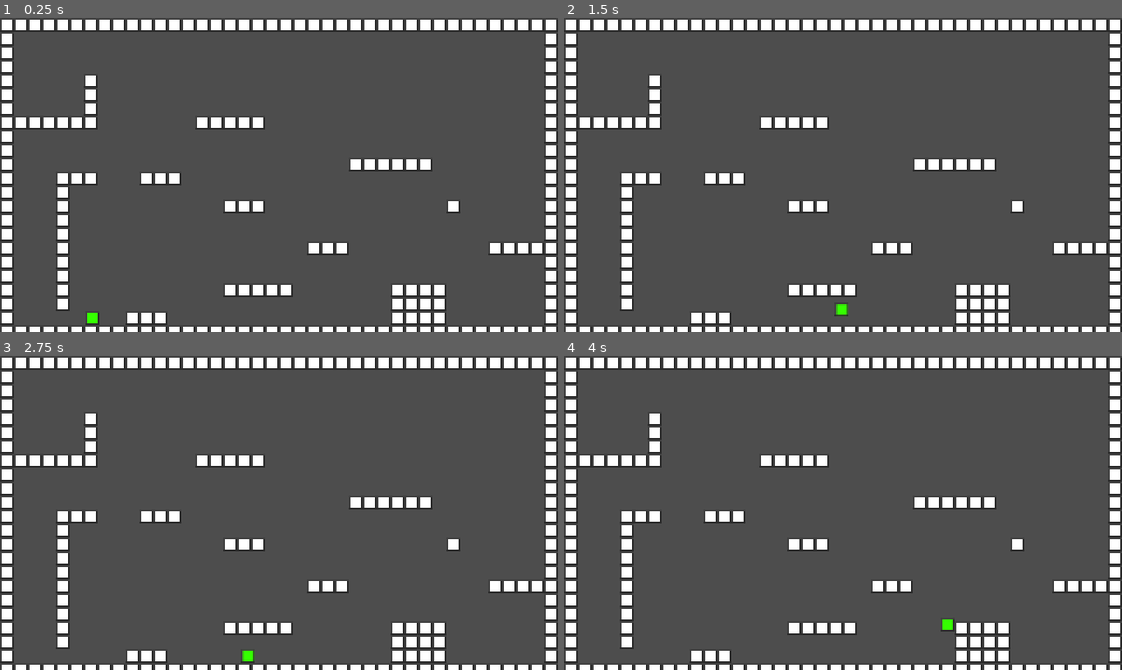
Above: before the commit, frames 1-4 (two rows, left to right).
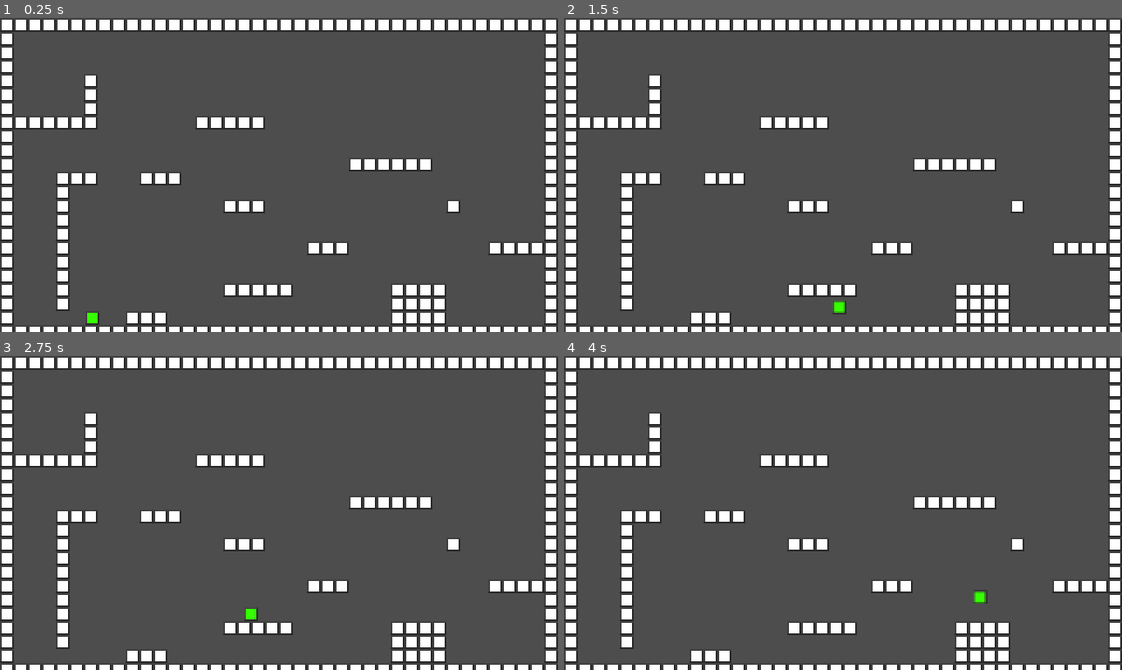
Above: after the commit, the same moments.

Repository: Yeetcoeschann7/Basic_Platformer
Game: Godot game, scene res://levels/test_levels/test_level1.tscn
Same seed, same stepped clock (60 frames per second), same inputs: the game is played once before the commit and once after it.
Inputs:
- Up to frame 1 (0.25 s): no input
- Up to frame 2 (1.5 s): tap Enter at 0.5 s; hold Right (right) from 0.53 s (still down); tap Space (jump) at 0.6, 0.77, 1.07, 1.35 s
- Up to frame 3 (2.75 s): tap Space (jump) at 1.52, 1.82, 2.1 s; release Right (right) at 2.03 s; hold Left (left) from 2.03 s (still down)
- Up to frame 4 (4 s): release Left (left) at 2.78 s; hold Right (right) from 2.78 s (still down); tap Space (jump) at 2.85, 3.02, 3.32, 3.6, 3.77 s

The runs differ from the first frame. In frame 2, 0.1% of the frame differs, in the area x 48-51%, y 90-95%; in frame 3, 0.2%, in the area x 43-47%, y 80-98%; in frame 4, 0.2%.

Commit message:
Wall jump
Added wall jump and input buffer for jumping

Diff:
--- a/globals.gd
+++ b/globals.gd
@@ -3,7 +3,7 @@
 
 # Called when the node enters the scene tree for the first time.
 func _ready():
-	pass # Replace with function body.
+	Engine.max_fps = 60
 
 
 # Called every frame. 'delta' is the elapsed time since the previous frame.
--- a/player/player.gd
+++ b/player/player.gd
@@ -1,20 +1,24 @@
 extends CharacterBody2D
 
-const ACCELERATION = 0.4
+const ACCELERATION = 0.3
 const FRICTION = 0.15
 const SPEED = 115.0
 const JUMP_VELOCITY = -270.0
+const WALL_PUSH = 200
+const BUFFER_LENGTH = 10
+const WALL_GRAVITY = 2000
 # Get the gravity from the project settings to be synced with RigidBody nodes.
-var gravity = ProjectSettings.get_setting("physics/2d/default_gravity")
+var gravity = 950
+var jumpReset = false
+var buffer_frames = 0
 
 
 func _physics_process(delta):
 	jump(delta)
-	walk()
-
+	walk(delta)
 	move_and_slide()
 
-func walk():
+func walk(_delta):
 	var direction = Input.get_axis("left", "right")
 	if direction:
 		velocity.x = lerp(velocity.x, direction * SPEED, ACCELERATION)
@@ -22,9 +26,26 @@
 		velocity.x = lerp(velocity.x, 0.0, FRICTION)
 
 func jump(delta):
-	if Input.is_action_just_pressed("jump") and is_on_floor():
-		velocity.y = JUMP_VELOCITY
-	if Input.is_action_just_released("jump")  and not is_on_floor():
+	if Input.is_action_just_pressed("jump"):
+		buffer_frames = BUFFER_LENGTH
+
+	if buffer_frames > 0:
+		if is_on_floor() or jumpReset == true:
+			velocity.y = JUMP_VELOCITY
+		if $ray_right.is_colliding() and Input.is_action_pressed("left") and not is_on_floor():
+			velocity.y = JUMP_VELOCITY
+			velocity.x = -WALL_PUSH
+			reset_buffer()
+		if $ray_left.is_colliding() and Input.is_action_pressed("right") and not is_on_floor():
+			velocity.y = JUMP_VELOCITY
+			velocity.x = WALL_PUSH
+			reset_buffer()
+	if Input.is_action_just_released("jump") and not is_on_floor():
 		if velocity.y < -100:
 			velocity.y = -100
+
 	velocity.y += gravity * delta
+	buffer_frames -= 1
+
+func reset_buffer():
+	buffer_frames = 0
--- a/player/player.tscn
+++ b/player/player.tscn
@@ -19,3 +19,13 @@
 
 [node name="player_sprite" type="Sprite2D" parent="."]
 texture = SubResource("AtlasTexture_hthq8")
+
+[node name="ray_left" type="RayCast2D" parent="."]
+rotation = 1.5708
+scale = Vector2(2, 1)
+target_position = Vector2(1.31134e-07, 6)
+
+[node name="ray_right" type="RayCast2D" parent="."]
+rotation = 1.5708
+scale = Vector2(2, 1)
+target_position = Vector2(-1.31134e-07, -6)
